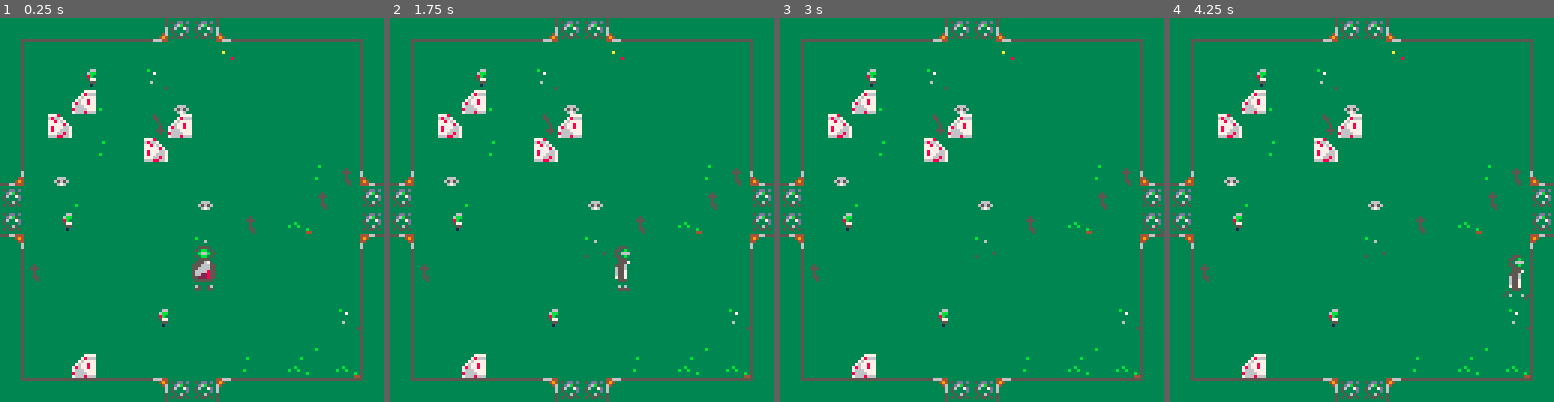
Above: before the commit, frames 1-4 (left to right).
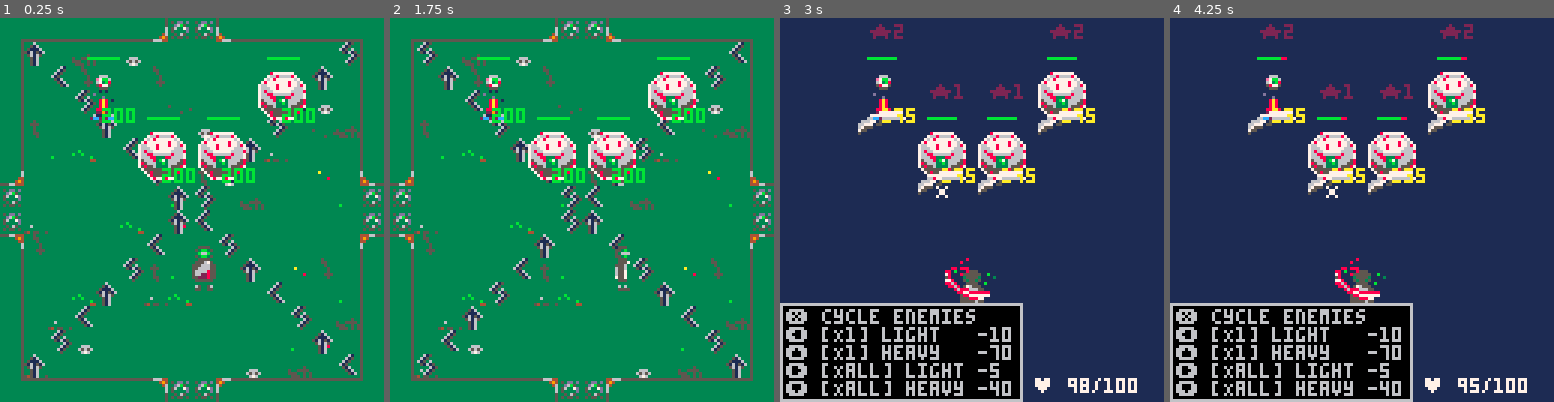
Above: after the commit, the same moments.

Repository: robertvargas-irq/gamedev-pico8-game-source
Game: PICO-8 cartridge apocalypse_couriers.p8
Two runs of this game, one before a commit and one after it. Both use one fixed random seed, a clock stepped at 60 frames per second and the inputs below.
Inputs:
- Up to frame 1 (0.25 s): no input
- Up to frame 2 (1.75 s): tap X (X key) at 0.33, 1.07 s; tap O (Z key) at 0.7, 1.7 s; hold Right from 1.6 s (still down)
- Up to frame 3 (3 s): tap X (X key) at 1.85, 2.97 s; release Right at 2.1 s; tap O (Z key) at 2.1, 2.5, 2.9 s; hold Up 2.15-2.42 s; hold Right from 2.47 s (still down)
- Up to frame 4 (4.25 s): release Right at 3.03 s; hold Left 3.08-3.58 s; tap O (Z key) at 3.3, 3.7, 4.1 s; hold Down 3.63-3.97 s; hold Right from 4.02 s (still down); tap X (X key) at 4.08 s

The runs differ from the first frame. In frame 1, 12% of the frame differs, in the area x 6-94%, y 6-94%; in frame 2, 12%; in frame 3, 100%, in the area x 0-100%, y 0-100%; in frame 4, 100%.

Commit message:
Rooms now generate enemies; todo: generate random types

Diff:
--- a/room.lua
+++ b/room.lua
@@ -24,13 +24,62 @@
         right=nil,
         up=nil,
         down=nil,
-        decor=nil
+        decor=nil,
+        entered_from={0,0}
     }
     -- if enemies, generate
-    if self.hostile then
+    -- if self.hostile then
+    if true then -- ! debug
         self.enemy_count=__enemy_count(config.room_difficulty)
+
         -- ! TODO: GENERATE ENEMY TYPES
-    end
+        self.enemies={}
+        -- arrange in upside-down U
+        local start_x = 64
+        local start_y = 64
+        local neg = -1
+
+        -- add the first enemy if not even
+        if self.enemy_count % 2 ~= 0 then
+            add(self.enemies, enemy:new({
+                x=start_x,
+                y=start_y,
+                w=2,
+                h=2,
+                sprite=flr(rnd(2))*2+160,
+                damage_bonus=flr(rnd(globals.difficulty/10))
+            }))
+        end
+
+        -- then add the rest
+        local start_i = 2
+        if self.enemy_count % 2 == 0 then
+            start_i = 1
+        end
+        for i=start_i,self.enemy_count,2 do
+
+            -- get new pos
+            local x = start_x
+            local y = start_y
+
+            -- scatter by 2
+            for r=0,1,1 do
+                if i+r <= self.enemy_count then
+                    x = start_x + i * 10 * neg
+                    y = start_y + i * -10
+                    neg = -neg
+                    add(self.enemies, enemy:new({
+                        x=x,
+                        y=y,
+                        w=2,
+                        h=2,
+                        sprite=flr(rnd(2))*2+160,
+                        damage_bonus=flr(rnd(globals.difficulty/10))
+                    }))
+                end
+            end--inner for
+        end--parent for
+    end -- if
     return self
 
 end--room.new()
@@ -45,12 +94,11 @@
 end--_has_enemies()
 
 -- calculate the number of enemies in the room
--- ! TODO: CALCULATE BASED ON DIFFICULTY
 -- room_difficulty: room difficulty
 -- returns: enemy count from 1-3 inclusive
 function __enemy_count(room_difficulty)
-    return max(1,min(3,
-        flr(rnd(3))+1+flr(room_difficulty/100*3)
+    return max(1,min(5,
+        flr(rnd(5))+1+flr(room_difficulty/100*3)
     ))
 end--__enemy_count()
 
@@ -158,9 +206,9 @@
     r.decor={}
     for x=8,112,8 do
         for y=8,112,8 do
-            local tile=flr(rnd(87))+82
-            if tile~=82 then
-                if not r.decor[x] then
+            local tile=flr(rnd(95-60))+60
+            if tile>82 then
+                if r.decor[x]==nil then
                     r.decor[x]={}
                 end
                 r.decor[x][y]=tile
